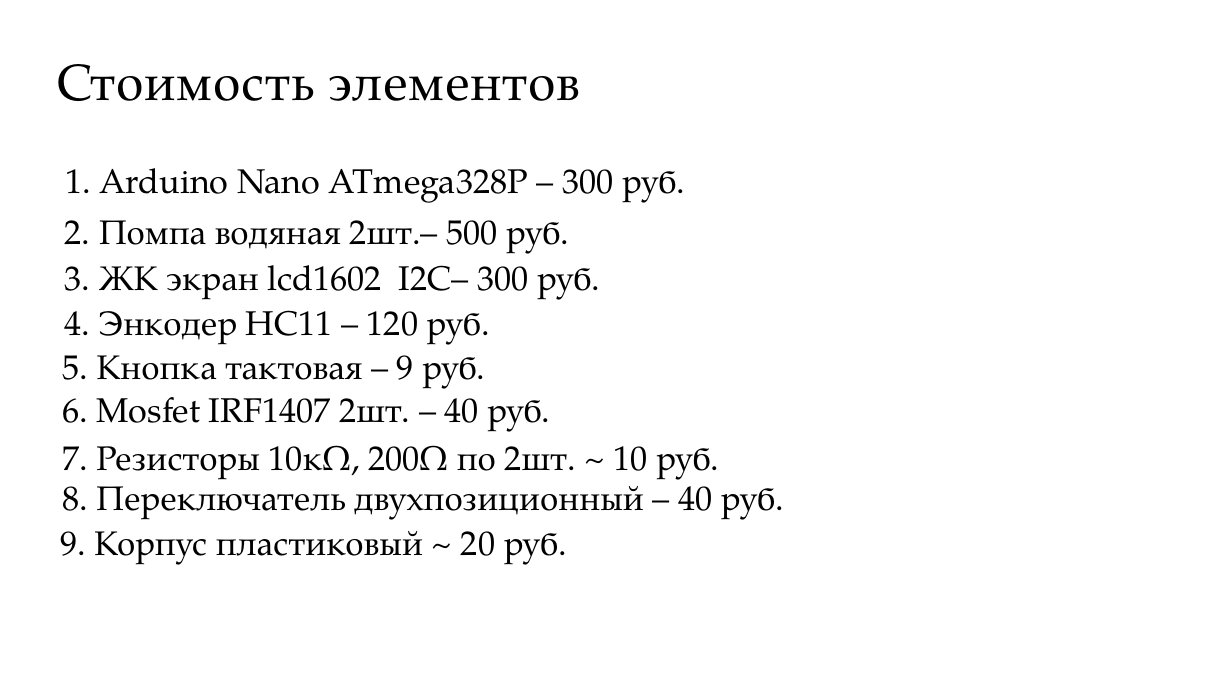
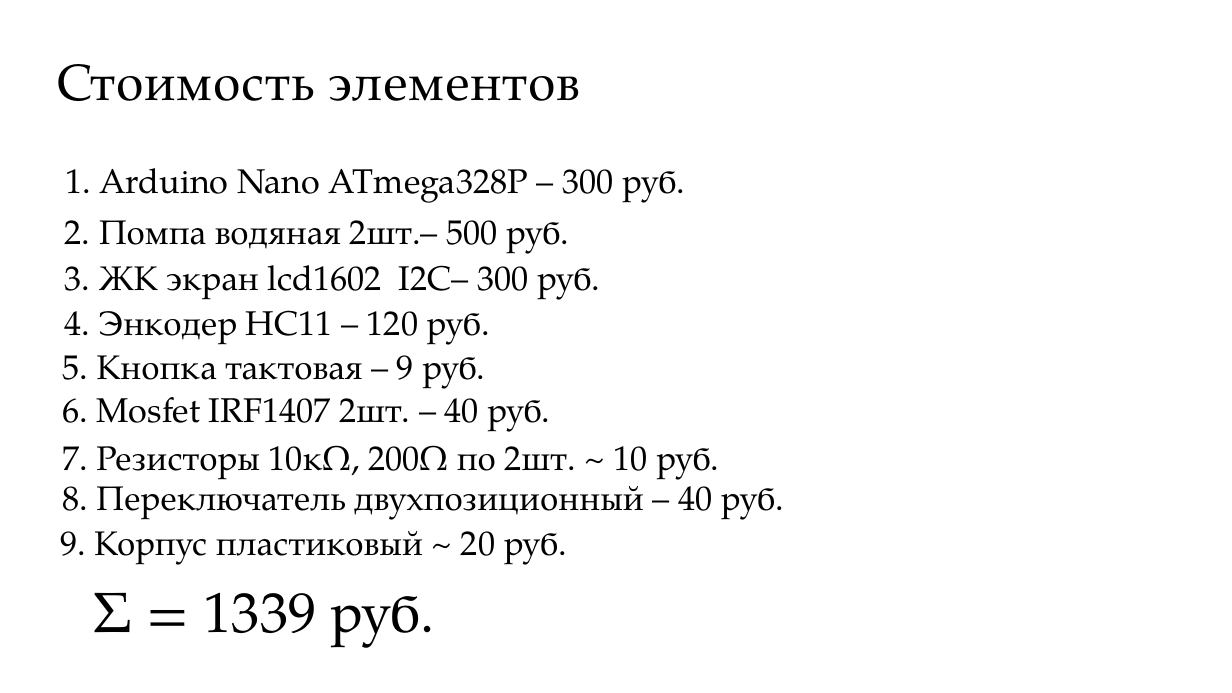
Before and after one commit to serikov1/AutomaticWateringSystem, a slide deck: slide 5 of presentation/perfomance.pptx. Drawn at 1232x693 pixels with LibreOffice and Linux fonts; fonts in the diff are those of the drawing; background and template pictures are left out. Boxes give left, top, right and bottom in pixels: in the first picture for what was removed or moved away, otherwise in the second. Text is boxed around its words. In the diff, an @@ line names an element or a change of style, - is before the commit and + after.

```diff
--- a/presentation/perfomance.pptx
+++ b/presentation/perfomance.pptx
@@ text added at box(92, 592, 421, 647), 66 pt, text #000000 @@
+Σ = 1339 руб.
```
Also in this commit, not shown: 2 other slides changed, 2 other files.
